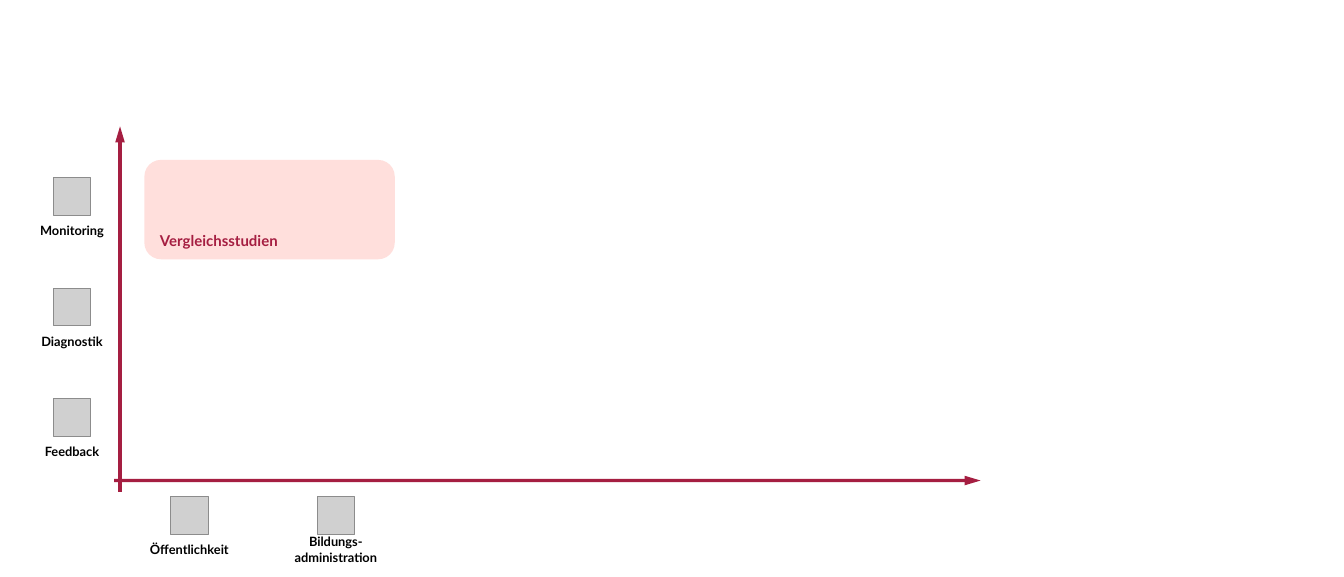
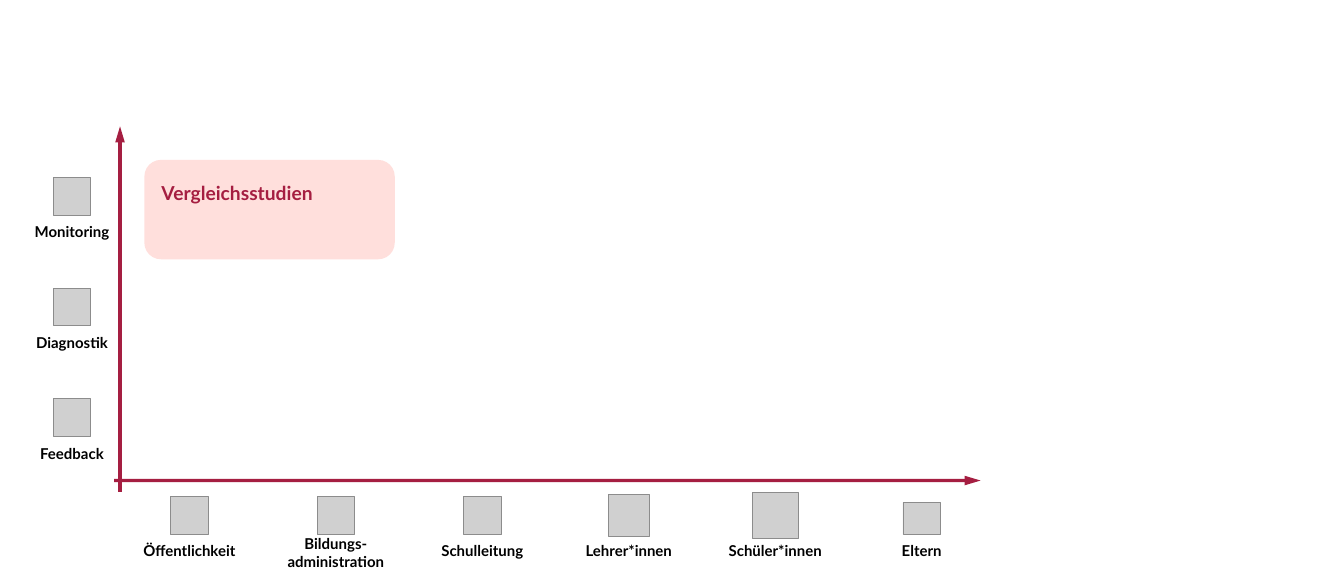
Before and after one commit to sammerk/vortrag-tue-w1, a slide deck: slide 13 of Img/Tabelle_Rueckmeldesysteme.pptx. Drawn at 1344x577 pixels with LibreOffice and Linux fonts; fonts in the diff are those of the drawing; grey boxes stand for pictures. Boxes give left, top, right and bottom in pixels: in the first picture for what was removed or moved away, otherwise in the second. Text is boxed around its words. In the diff, an @@ line names an element or a change of style, - is before the commit and + after.

```diff
--- a/Img/Tabelle_Rueckmeldesysteme.pptx
+++ b/Img/Tabelle_Rueckmeldesysteme.pptx
@@ text "Vergleichsstudien": place and size @@
-text "Vergleichsstudien" at (160,235,278,249)
+text "Vergleichsstudien" at (161,185,312,204)
@@ text "Vergleichsstudien" at (161,185,312,204): size 14 to 18 pt @@
@@ picture added at (463,497,501,535) @@
@@ picture added at (608,495,649,536) @@
@@ picture added at (752,492,799,539) @@
@@ picture added at (902,502,940,535) @@
@@ size 12 to 14 pt in 5 elements at (143,543,235,556), (35,226,110,240), (36,337,108,351), (40,448,104,459), (288,538,385,567) @@
@@ text added at (441,545,523,559), 14 pt, text #000000, bold @@
+Schulleitung
@@ text added at (586,544,672,556), 14 pt, text #000000, bold @@
+Lehrer*innen
@@ text added at (729,544,822,556), 14 pt, text #000000, bold @@
+Schüler*innen
@@ text added at (902,545,942,556), 14 pt, text #000000, bold @@
+Eltern
```
Also in this commit, not shown: 3 other slides changed, 4 slides added, 9 other files.
